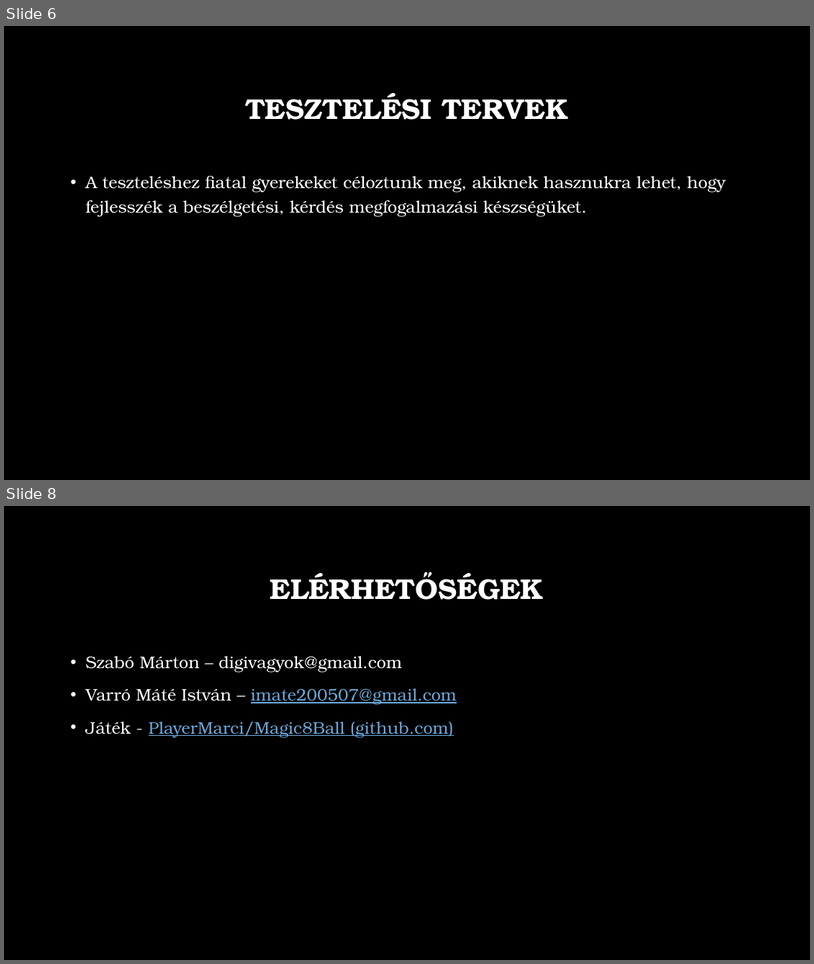
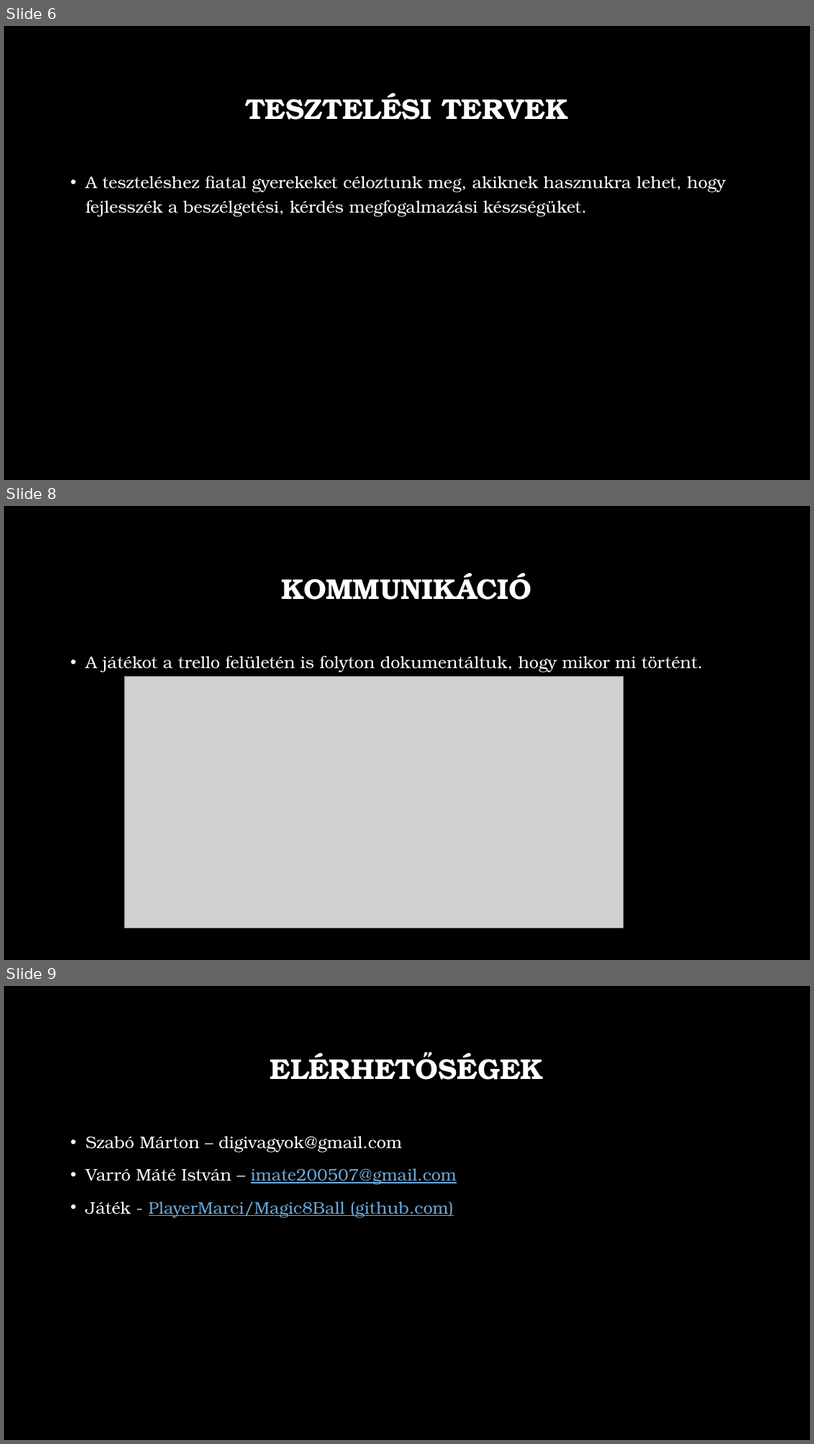
Before and after one commit to PlayerMarci/Magic8Ball, a slide deck: Magic8Ball.pptx. Shown one above the other, each under a label of ours: slides 6 and 8 before the commit, slides 6, 8 and 9 after it; the slides between them are not shown. The pictures are 814x964 and 814x1444 pixels, drawn with LibreOffice and Linux fonts; fonts in the diff are those of the drawing; grey boxes stand for pictures; background and template pictures are left out. Boxes give left, top, right and bottom in pixels: in the first picture for what was removed or moved away, otherwise in the second. Text is boxed around its words. In the diff, an @@ line names an element or a change of style, - is before the commit and + after.

```diff
--- a/Magic8Ball.pptx
+++ b/Magic8Ball.pptx
@@ slide 8 added at <box>4,506,810,960</box>, background picture (left out) @@
@@ title added at <box>282,573,532,600</box>, 34 pt, text #FFFFFF, bold @@
+KOMMUNIKÁCIÓ
@@ text added at <box>85,656,703,672</box>, 20 pt, text #FFFFFF @@
+• A játékot a trello felületén is folyton dokumentáltuk, hogy mikor mi történt.
@@ picture added at <box>124,676,623,928</box> @@
@@ what was slide 8 is now slide 9 @@
```
Also in this commit, not shown: 1 slide changed.
